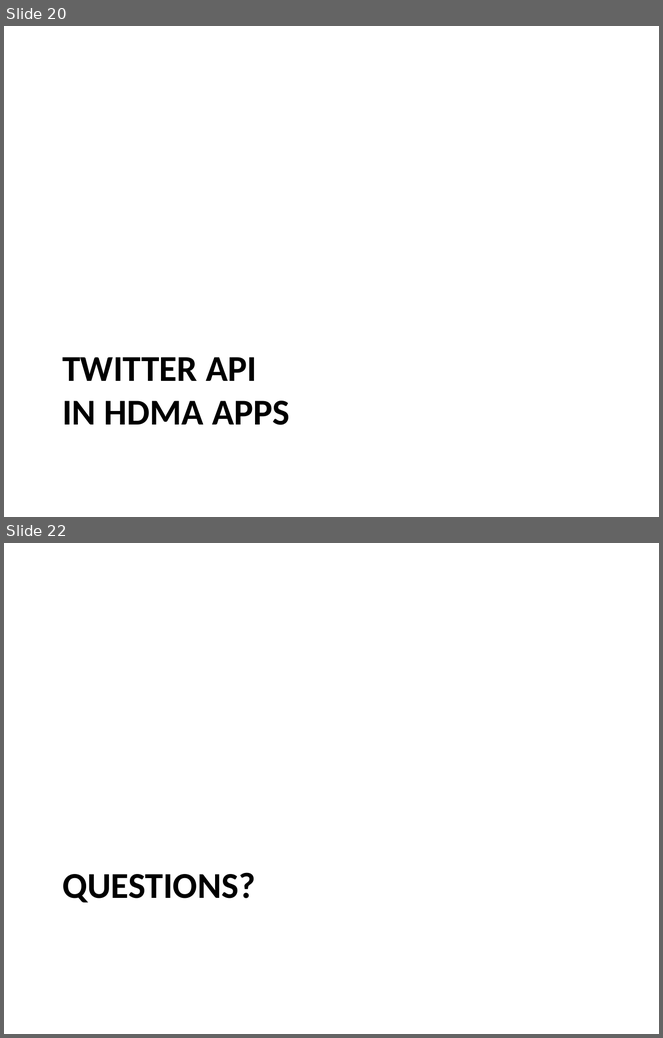
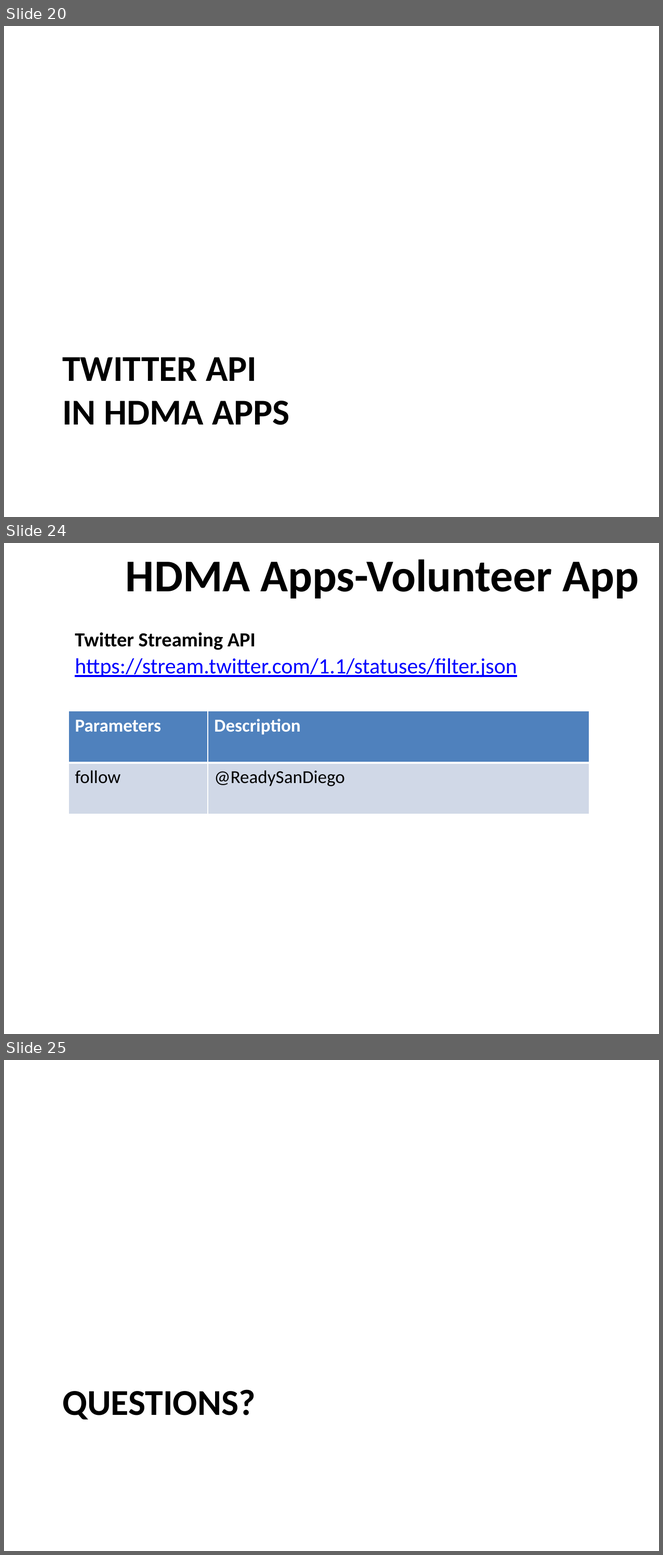
Before and after one commit to ediyacoo/ediyacoo.github.io, a slide deck: talks/twitterAPI/twitterAPI.pptx. Shown one above the other, each under a label of ours: slides 20 and 22 before the commit, slides 20, 24 and 25 after it; the slides between them are not shown. The pictures are 663x1038 and 663x1555 pixels, drawn with LibreOffice and Linux fonts; fonts in the diff are those of the drawing. Boxes give left, top, right and bottom in pixels: in the first picture for what was removed or moved away, otherwise in the second. Text is boxed around its words. In the diff, an @@ line names an element or a change of style, - is before the commit and + after.

Commit message:
upate twitterAPI

```diff
--- a/talks/twitterAPI/twitterAPI.pptx
+++ b/talks/twitterAPI/twitterAPI.pptx
@@ slide 24 added at (4, 543, 659, 1034), background #FFFFFF @@
@@ text added at (126, 559, 639, 599), 50 pt, text #000000, bold @@
+HDMA Apps-Volunteer App
@@ text added at (75, 632, 256, 650), 22 pt, text #000000, bold @@
+Twitter Streaming API
@@ text added at (75, 658, 517, 678), 24 pt, text #0000FF, underline @@
+https://stream.twitter.com/1.1/statuses/filter.json
@@ table added at (68, 711, 590, 814), 2 rows, 2 columns @@
+Parameters | Description
+follow | @ReadySanDiego
@@ what was slide 22 is now slide 25 @@
```
Also in this commit, not shown: 2 other slides added.
